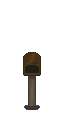
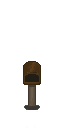
Two versions of the same layered image (64×128). Layer-by-layer changes:
painted on "house" over (23, 52, 41, 87)
